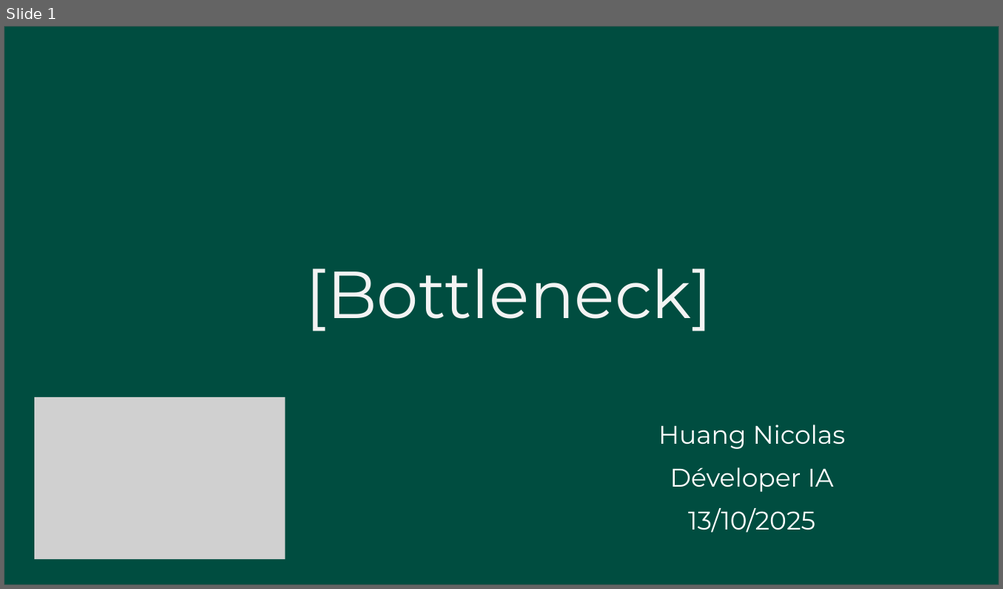
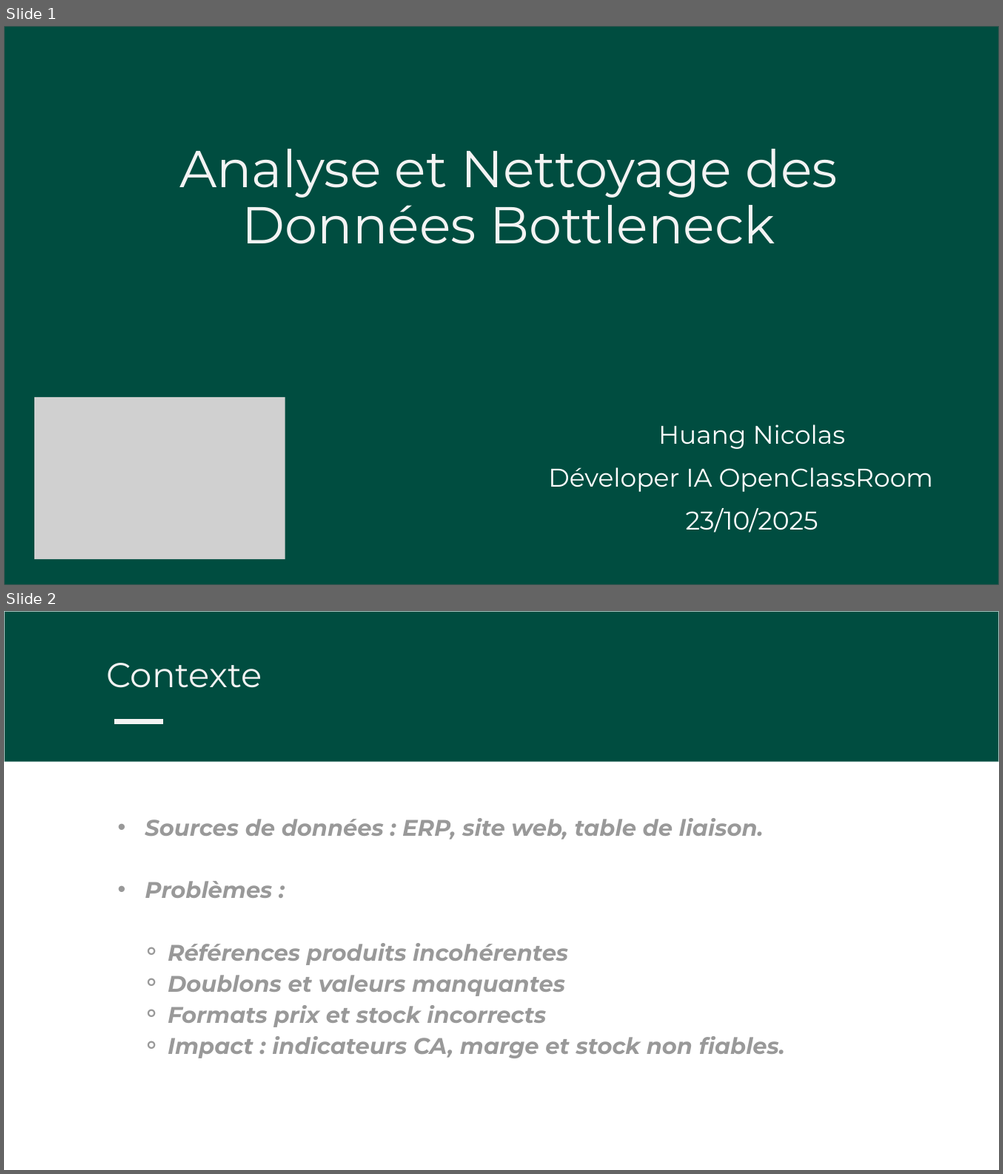
Before and after one commit to hNnicolas/P8_Gestion_donnee_boutique_python, a slide deck: Huang_Nicolas_2_Presentation_Bottleneck_102025.pptx. Shown one above the other, each under a label of ours: slide 1 before the commit, slides 1 and 2 after it. The pictures are 1003x589 and 1003x1174 pixels, drawn with LibreOffice and Linux fonts; fonts in the diff are those of the drawing; grey boxes stand for pictures. Boxes give left, top, right and bottom in pixels: in the first picture for what was removed or moved away, otherwise in the second. Text is boxed around its words. In the diff, an @@ line names an element or a change of style, - is before the commit and + after.

Commit message:
Mise à jour du notebook, présentation et graphiques d’analyse

```diff
--- a/Huang_Nicolas_2_Presentation_Bottleneck_102025.pptx
+++ b/Huang_Nicolas_2_Presentation_Bottleneck_102025.pptx
@@ slide 2 added at (4, 611, 999, 1170), background #FFFFFF @@
@@ freeform shape added at (4, 611, 999, 762), fill #004D40 @@
@@ freeform shape added at (4, 611, 999, 763), fill #FFFFFF @@
@@ text added at (106, 663, 262, 688), 50 pt, text #F3F3F3 @@
+Contexte
@@ freeform shape added at (114, 719, 163, 724), fill #F3F3F3 @@
@@ text added at (145, 818, 785, 1059), 32.8 pt, text #999999, bold, italic @@
+  • Sources de données : ERP, site web, table de liaison.
+  • Problèmes :
+    ⚬ Références produits incohérentes
+    ⚬ Doublons et valeurs manquantes
+    ⚬ Formats prix et stock incorrects
+    ⚬ Impact : indicateurs CA, marge et stock non fiables.
@@ slide 1 changed as well @@
@@ text at (179, 149, 837, 244): text changed; size 96.2 to 75.2 pt @@
-[Bottleneck]
+Analyse et Nettoyage des Données Bottleneck
@@ text at (548, 468, 933, 492): text changed @@
-Déveloper IA
+Déveloper IA OpenClassRoom
@@ text at (686, 508, 818, 533): text changed @@
-13/10/2025
+23/10/2025
```
Also in this commit, not shown: 1 other slide changed, 14 other slides added, 11 slides removed, 14 other files.
